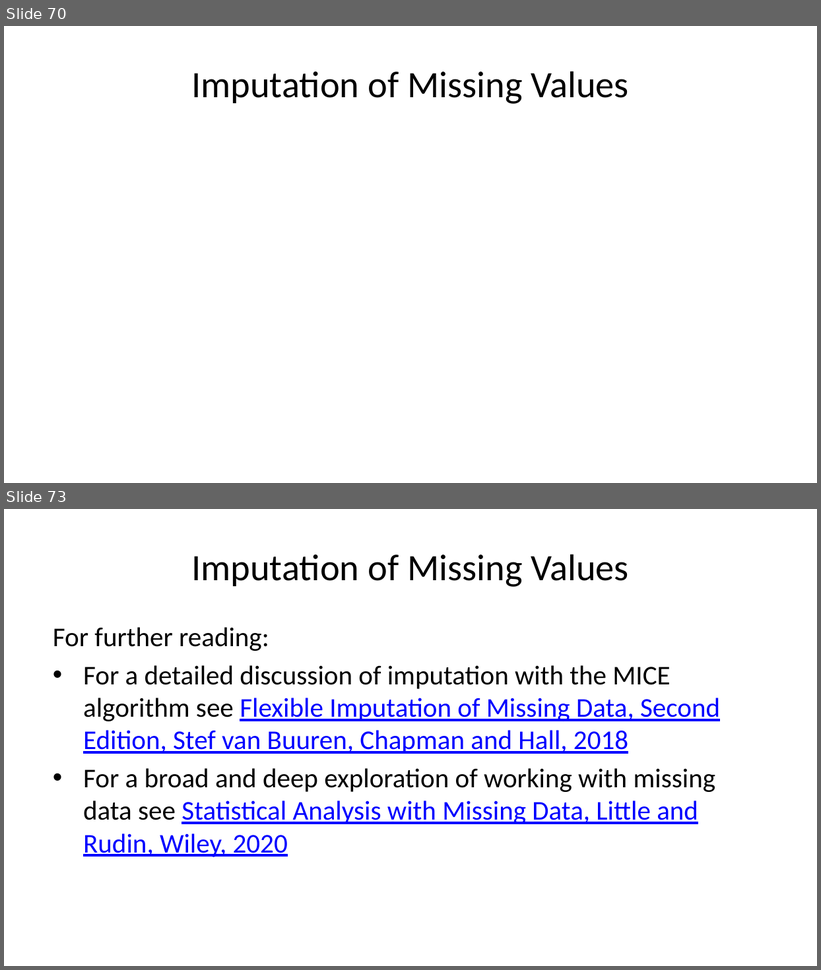
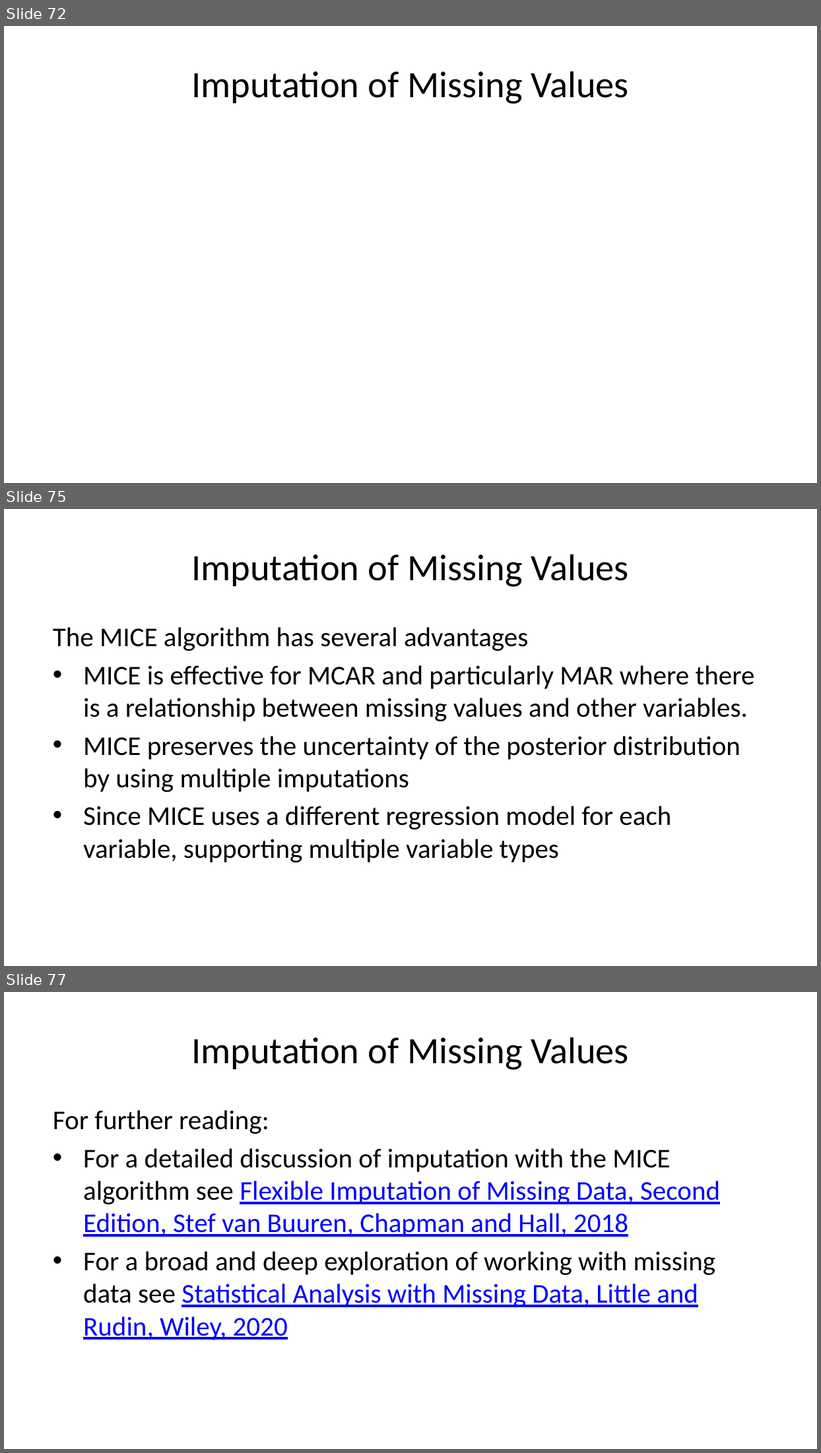
Before and after one commit to StephenElston/CSCI-E-83, a slide deck: LectureSlides/11_ModelsForMessyData.pptx. Shown one above the other, each under a label of ours: slides 70 and 73 before the commit, slides 72, 75 and 77 after it; the slides between them are not shown. The pictures are 821x970 and 821x1453 pixels, drawn with LibreOffice and Linux fonts; fonts in the diff are those of the drawing; grey boxes stand for pictures. Boxes give left, top, right and bottom in pixels: in the first picture for what was removed or moved away, otherwise in the second. Text is boxed around its words. In the diff, an @@ line names an element or a change of style, - is before the commit and + after.

Commit message:
Added and updated slides on imputation

```diff
--- a/LectureSlides/11_ModelsForMessyData.pptx
+++ b/LectureSlides/11_ModelsForMessyData.pptx
@@ slide 75 added at [4,509,817,966], background #FFFFFF @@
@@ title added at [191,554,629,587], 33 pt, text #000000 @@
+Imputation of Missing Values
@@ text added at [53,627,755,863], 24 pt, text #000000 @@
+The MICE algorithm has several advantages
+• MICE is effective for MCAR and particularly MAR where there is a relationship between missing values and other variables.
+• MICE preserves the uncertainty of the posterior distribution by using multiple imputations
+• Since MICE uses a different regression model for each variable, supporting multiple variable types
@@ what was slide 70 is now slide 72 @@
@@ what was slide 73 is now slide 77 @@
```
Also in this commit, not shown: 6 slides changed, 3 other slides added.
